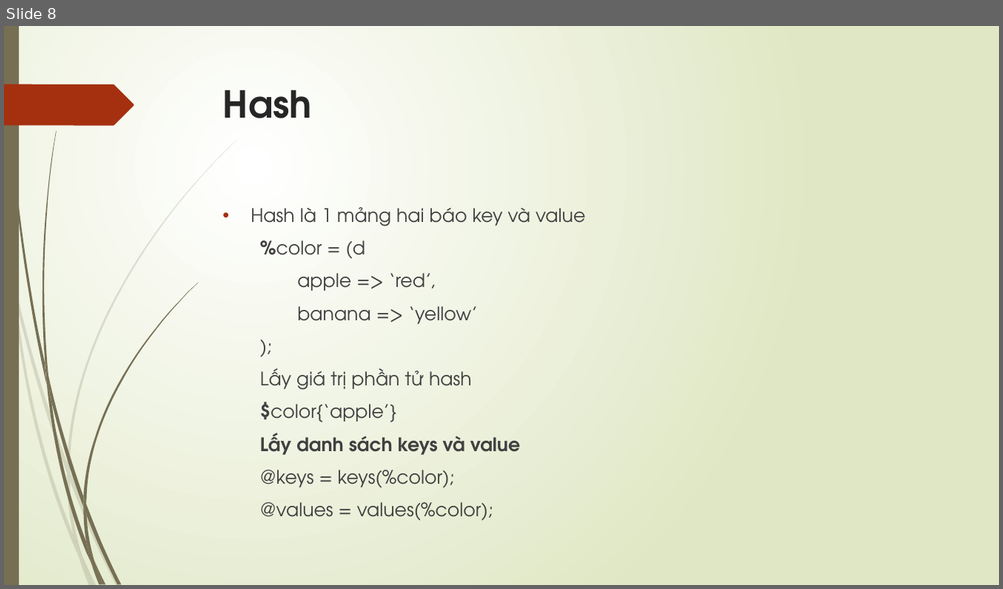
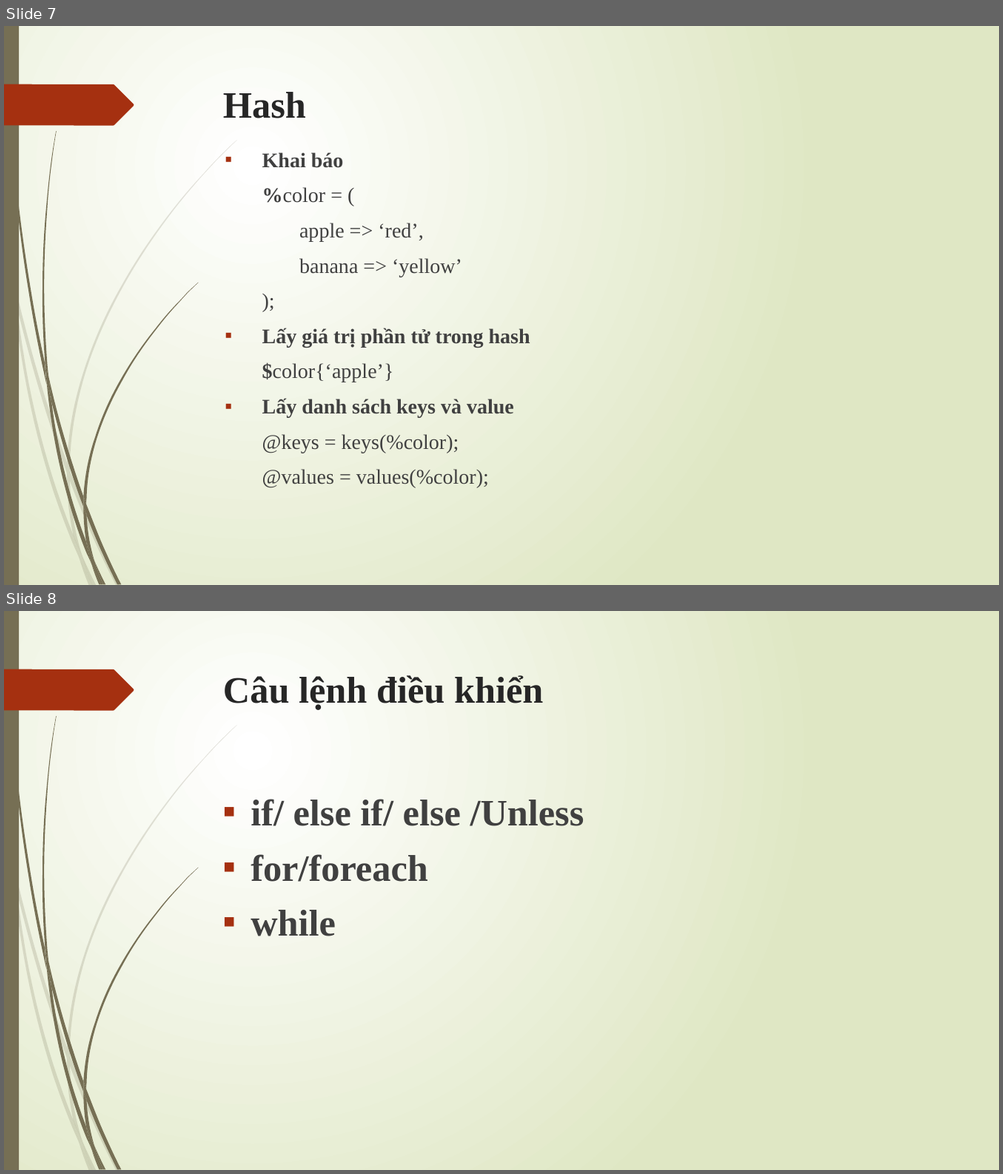
Before and after one commit to LeQuocHuy1234/perlexample, a slide deck: perl.pptx. Shown one above the other, each under a label of ours: slide 8 before the commit, slides 7 and 8 after it. The pictures are 1003x589 and 1003x1174 pixels, drawn with LibreOffice and Linux fonts; fonts in the diff are those of the drawing. Boxes give left, top, right and bottom in pixels: in the first picture for what was removed or moved away, otherwise in the second. Text is boxed around its words. In the diff, an @@ line names an element or a change of style, - is before the commit and + after.

```diff
--- a/perl.pptx
+++ b/perl.pptx
@@ slide 8 added at bbox=[4, 611, 999, 1170], background gradient #FFFFFF to #DFE8C4; not listed: 24 template elements that a slide beside it also shows @@
@@ title added at bbox=[223, 675, 543, 710], 36 pt, text #262626, bold @@
+Câu lệnh điều khiển
@@ text added at bbox=[250, 799, 584, 937], 36 pt, text #404040, bold @@
+▪ if/ else if/ else /Unless
+▪ for/foreach
+▪ while
@@ what was slide 8 is now slide 7 @@
@@ slide 7 changed as well @@
@@ title "Hash" at bbox=[223, 92, 306, 118]: font TeX Gyre Adventor to Times New Roman @@
@@ text "Khai báo": place and size @@
-text "Khai báo" at bbox=[250, 207, 585, 521]
+text "Khai báo" at bbox=[262, 153, 530, 488]
@@ text at bbox=[262, 153, 344, 203]: text changed; size 18 to 20 pt; font TeX Gyre Adventor to Times New Roman; bold on @@
-• Hash là 1 mảng hai báo key và value
-%color = (d
+▪ Khai báo
+%color = (
@@ text at bbox=[262, 223, 514, 488]: size 18 to 20 pt, font TeX Gyre Adventor to Times New Roman in "apple => ‘red’,", "banana => ‘yellow’", ");", "$color{‘apple’}" and 3 more places; bullet none to ▪ @@
@@ text at bbox=[262, 328, 530, 347]: text changed; size 18 to 20 pt; font TeX Gyre Adventor to Times New Roman; bold on @@
-Lấy giá trị phần tử hash
+▪ Lấy giá trị phần tử trong hash
```
Also in this commit, not shown: 5 other slides changed, 7 other slides added, 2 slides removed, 8 other files.
